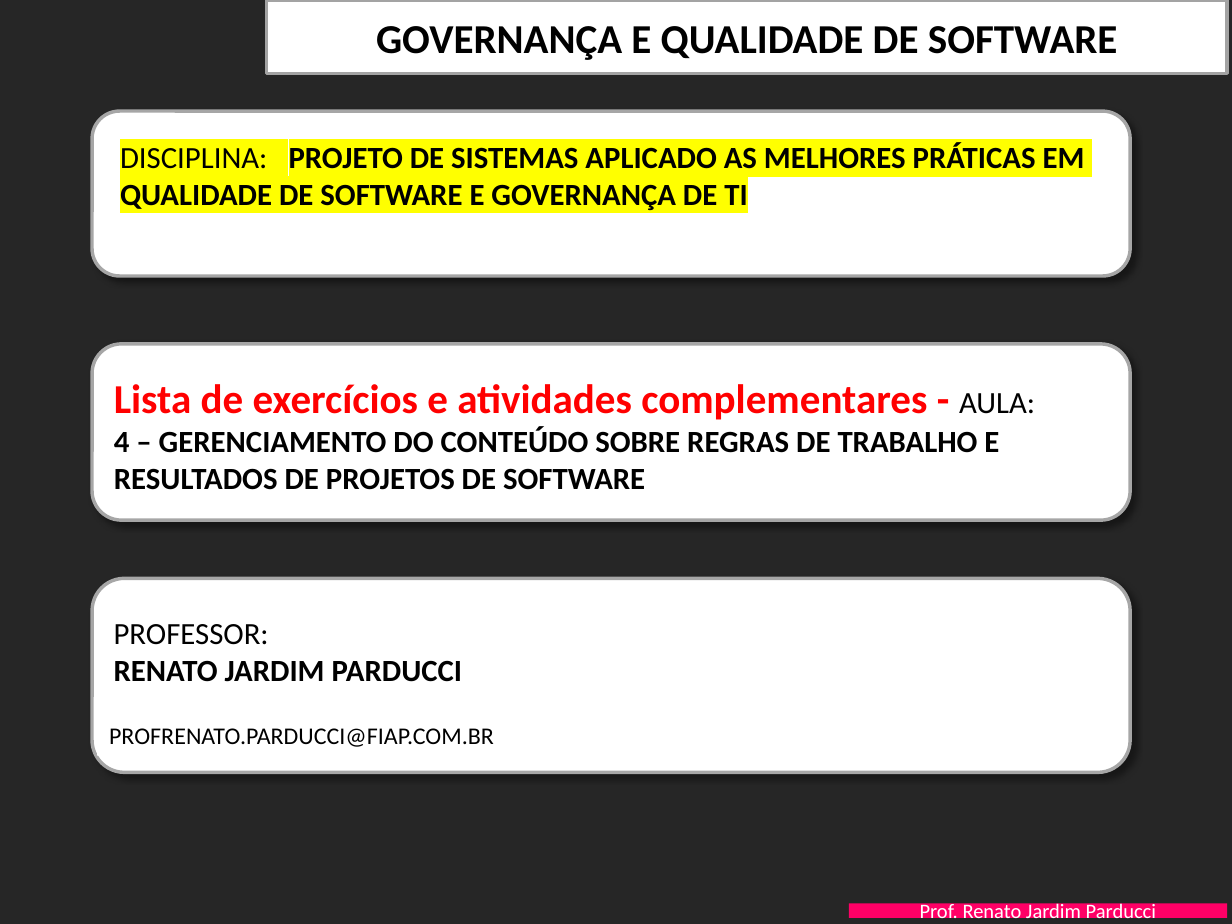
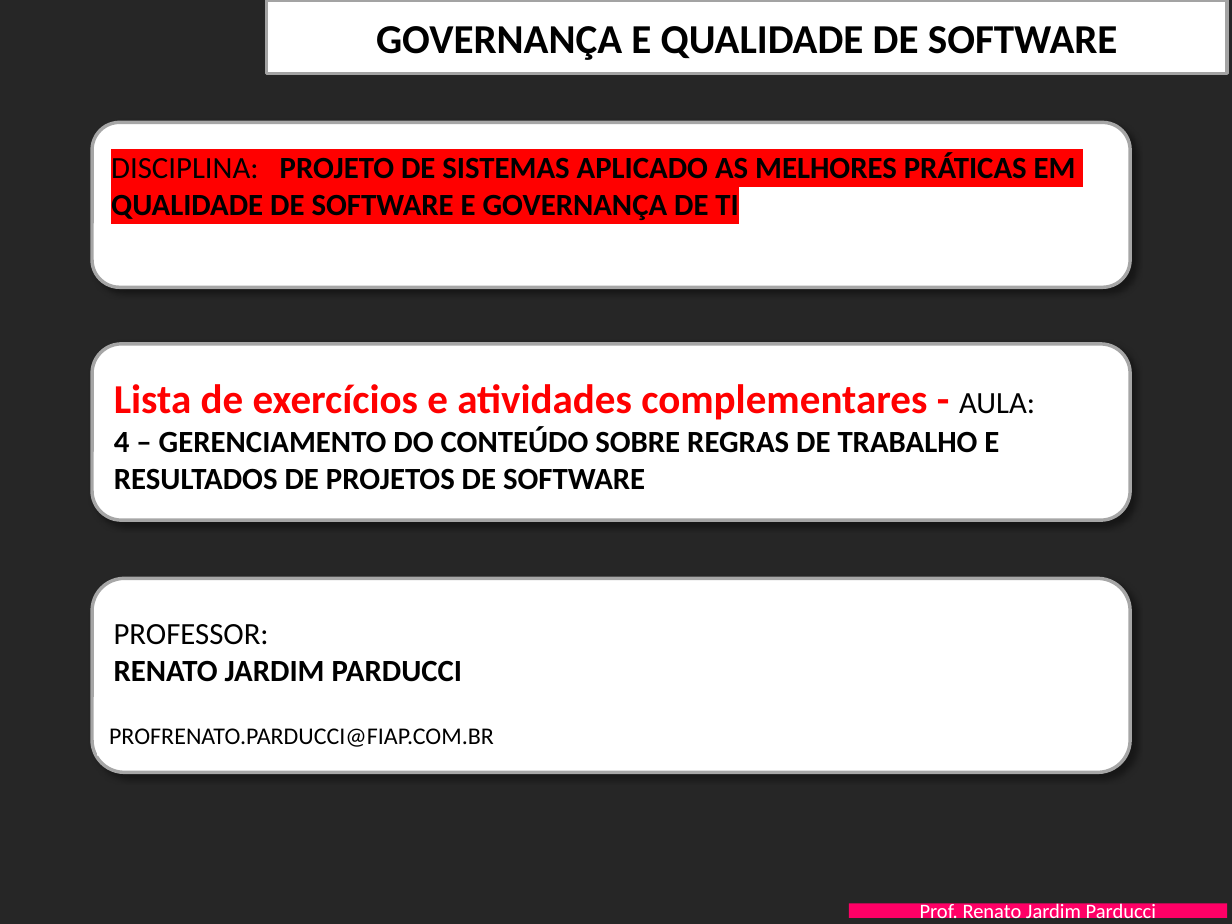
Before and after one commit to lucaskenzo04/3SIA-ExemploGIT2024, a slide deck: slide 1 of PastaDocsKickoff/PITCH.pptx. Drawn at 1232x924 pixels with LibreOffice and Linux fonts; fonts in the diff are those of the drawing; background and template pictures are left out. Boxes give left, top, right and bottom in pixels: in the first picture for what was removed or moved away, otherwise in the second. Text is boxed around its words. In the diff, an @@ line names an element or a change of style, - is before the commit and + after.

Commit message:
Alteracao de fundo do titulo
Alteracao de fundo do titulo(vermelho)

```diff
--- a/PastaDocsKickoff/PITCH.pptx
+++ b/PastaDocsKickoff/PITCH.pptx
@@ rounded rectangle: place and size @@
-rounded rectangle at <box>92,111,1131,276</box>
+rounded rectangle at <box>92,122,1131,287</box>
@@ text "DISCIPLINA: PROJETO DE SISTEMAS APLICADO ...": place and size @@
-text "DISCIPLINA: PROJETO DE SISTEMAS APLICADO ..." at <box>120,142,1085,210</box>
+text "DISCIPLINA: PROJETO DE SISTEMAS APLICADO ..." at <box>111,152,1076,220</box>
@@ text "DISCIPLINA: PROJETO DE SISTEMAS APLICADO ..." at <box>111,152,1076,220</box>: highlight #FFFF00 to #FF0000 @@
```
